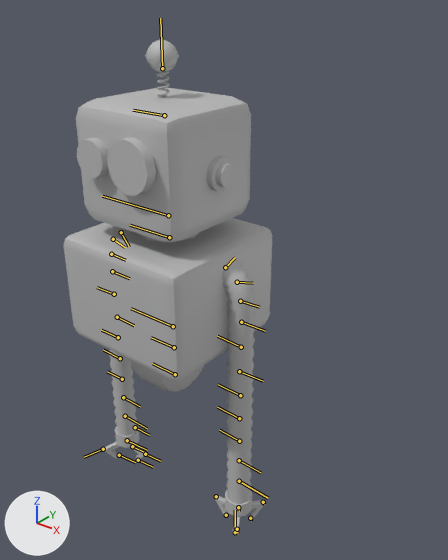
One commit to the FBX model Assets/3D Models/Robot_Rig.fbx: the scene before it, then after it.
One viewpoint serves both versions: a 50 mm lens placed at (0.196, -0.202, 0.195), pointed at (0.007, 0.034, 0.048). Lighting does not change. The marker at lower left points along +X, +Y and +Z. The bones that bend it are drawn over the model as lines.

The first picture shows 'Robot_MDL_rig:Robot_Body_HandL', 'Robot_MDL_rig:Robot_Body_HandR', 'Robot_MDL_rig:Robot_body'.
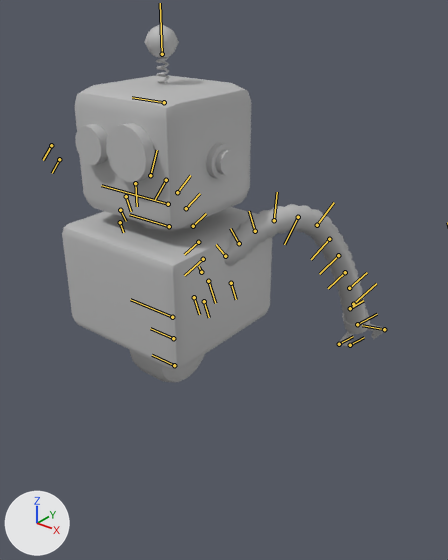
Commit message: Robot animations N2

The newer file adds an action. The first version stands in its rest pose; the second is drawn at frame 112 of the action 'Take 001'.

Location of each change, (x1, y1, x2, y2) in pixels of the pictures (448 x 560 px):
'Robot_MDL_rig:Robot_body', posed: before (64, 39, 273, 392); after (62, 24, 272, 383)
'Robot_MDL_rig:Robot_Body_HandR', posed (218% wider, 48% shorter): before (215, 259, 265, 534); after (224, 204, 385, 346)
'Robot_MDL_rig:Robot_Body_HandL', posed (not visible afterwards): before (103, 350, 147, 462)
bone 'RoboRoot', root to tip: before (173, 326) to (131, 308); after (172, 317) to (130, 299)
bone 'RoboShoulder_L', root to tip: before (225, 267) to (235, 257); after (225, 256) to (216, 244)
bone 'RoboArm_L_1', root to tip: before (237, 282) to (253, 283); after (239, 243) to (230, 228)
bone 'RoboArm_L_2', root to tip: before (240, 301) to (259, 307); after (255, 231) to (249, 211)
bone 'RoboArm_L_3', root to tip: before (241, 322) to (265, 331); after (274, 220) to (277, 192)
bone 'RoboArm_L_4', root to tip: before (241, 347) to (217, 336); after (298, 217) to (284, 244)
bone 'RoboArm_L_5', root to tip: before (239, 371) to (263, 381); after (317, 225) to (334, 202)
bone 'RoboArm_L_6', root to tip: before (240, 395) to (218, 384); after (329, 239) to (311, 259)
bone 'RoboArm_L_7', root to tip: before (239, 418) to (217, 407); after (338, 255) to (319, 274)
bone 'RoboArm_L_8', root to tip: before (239, 441) to (219, 430); after (345, 272) to (328, 288)
bone 'RoboArm_L_9', root to tip: before (239, 460) to (260, 472); after (349, 288) to (367, 272)
bone 'RoboShoulder_R', root to tip: before (121, 232) to (129, 246); after (120, 222) to (123, 232)
bone 'RoboArm_R_1', root to tip: before (113, 239) to (125, 247); after (120, 210) to (126, 221)
bone 'RoboArm_R_2', root to tip: before (111, 254) to (125, 260); after (126, 196) to (131, 211)
bone 'RoboArm_R_3', root to tip: before (112, 271) to (129, 278); after (135, 183) to (137, 206)
bone 'RoboArm_R_4', root to tip: before (114, 294) to (97, 287); after (150, 175) to (157, 150)
bone 'RoboArm_R_5', root to tip: before (117, 317) to (134, 325); after (166, 180) to (154, 200)
bone 'RoboArm_R_6', root to tip: before (118, 337) to (101, 330); after (177, 192) to (190, 175)
bone 'RoboArm_R_7', root to tip: before (120, 358) to (103, 350); after (186, 208) to (200, 193)
bone 'RoboArm_R_8', root to tip: before (122, 379) to (107, 371); after (193, 226) to (206, 213)
bone 'RoboArm_R_9', root to tip: before (123, 397) to (140, 406); after (198, 242) to (184, 254)

The edits, one by one:
Bone 'RoboRoot' (bone_roboroot) moves from (0.0, 0.0, 0.0) to (0.57, 0.0, 0.0).
Bone 'RoboShoulder_L' (bone_roboshoulder_l) turns from (0, 0, 0) to (54, 47, 100) degrees about its own x, y and z.
Bone 'RoboArm_L_1' (bone_roboarm_l_1) turns from (0, 0, 0) to (0, 0, 30) degrees about its own x, y and z.
Bone 'RoboArm_L_2' (bone_roboarm_l_2) turns from (0, 0, 0) to (0, 1, -1) degrees about its own x, y and z.
Bone 'RoboArm_L_3' (bone_roboarm_l_3) turns from (0, 0, 0) to (0, 2, -19) degrees about its own x, y and z.
Bone 'RoboArm_L_4' (bone_roboarm_l_4) turns from (0, 0, 0) to (-1, -3, 23) degrees about its own x, y and z.
Bone 'RoboArm_L_5' (bone_roboarm_l_5) turns from (0, 0, 0) to (0, 2, -21) degrees about its own x, y and z.
Bone 'RoboArm_L_6' (bone_roboarm_l_6) turns from (0, 0, 0) to (0, -1, 5) degrees about its own x, y and z.
Bone 'RoboArm_L_7' (bone_roboarm_l_7) turns from (0, 0, 0) to (0, -1, 6) degrees about its own x, y and z.
Bone 'RoboArm_L_8' (bone_roboarm_l_8) turns from (0, 0, 0) to (0, -1, 2) degrees about its own x, y and z.
Bone 'RoboArm_L_9' (bone_roboarm_l_9) turns from (0, 0, 0) to (0, 1, -4) degrees about its own x, y and z.
Bone 'RoboShoulder_R' (bone_roboshoulder_r) turns from (0, 0, 0) to (33, 40, 79) degrees about its own x, y and z.
Bone 'RoboArm_R_1' (bone_roboarm_r_1) turns from (0, 0, 0) to (6, 16, 39) degrees about its own x, y and z.
Bone 'RoboArm_R_2' (bone_roboarm_r_2) turns from (0, 0, 0) to (0, 9, 3) degrees about its own x, y and z.
Bone 'RoboArm_R_3' (bone_roboarm_r_3) turns from (0, 0, 0) to (-1, 7, -16) degrees about its own x, y and z.
Bone 'RoboArm_R_4' (bone_roboarm_r_4) turns from (0, 0, 0) to (-1, -5, 26) degrees about its own x, y and z.
Bone 'RoboArm_R_5' (bone_roboarm_r_5) turns from (0, 0, 0) to (-1, 2, -26) degrees about its own x, y and z.
Bone 'RoboArm_R_6' (bone_roboarm_r_6) turns from (0, 0, 0) to (0, -1, 9) degrees about its own x, y and z.
Bone 'RoboArm_R_7' (bone_roboarm_r_7) turns from (0, 0, 0) to (0, 0, 8) degrees about its own x, y and z.
Bone 'RoboArm_R_8' (bone_roboarm_r_8) turns from (0, 0, 0) to (0, 0, 4) degrees about its own x, y and z.
Bone 'RoboArm_R_9' (bone_roboarm_r_9) turns from (0, 0, 0) to (0, 0, -5) degrees about its own x, y and z.
